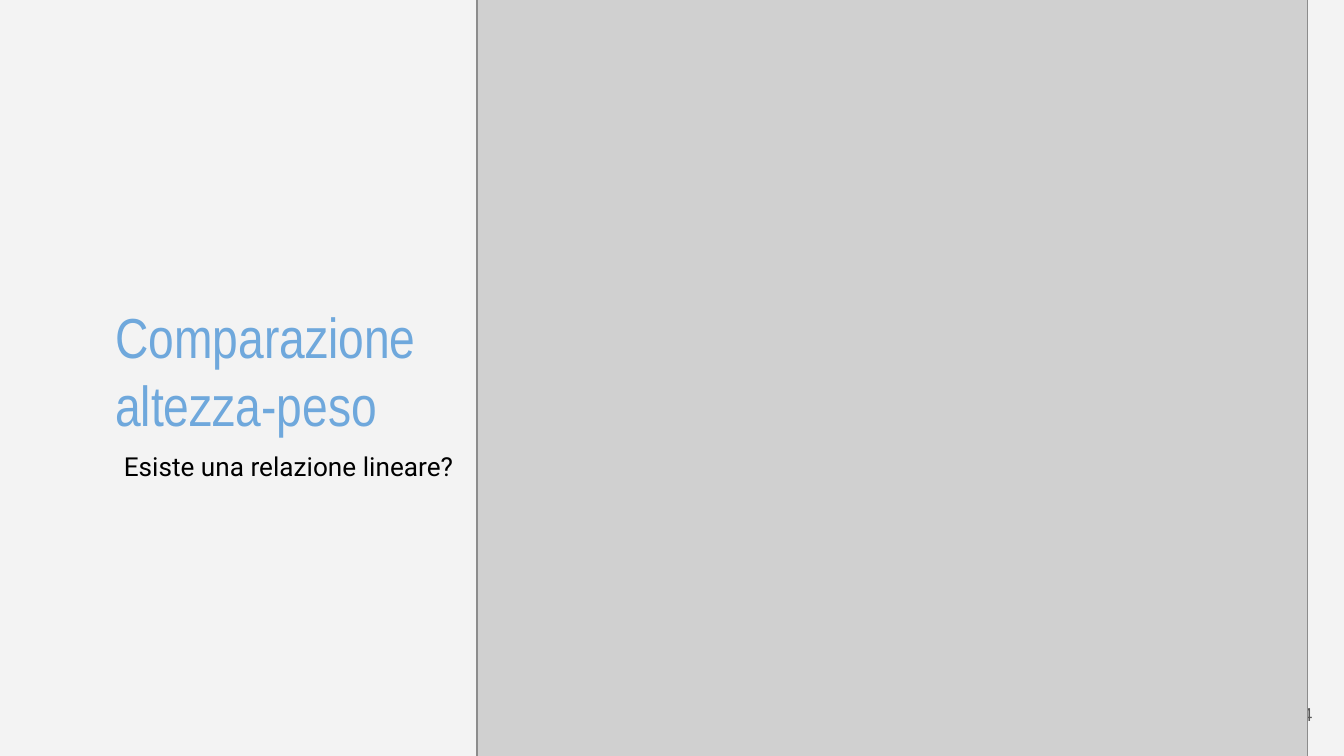
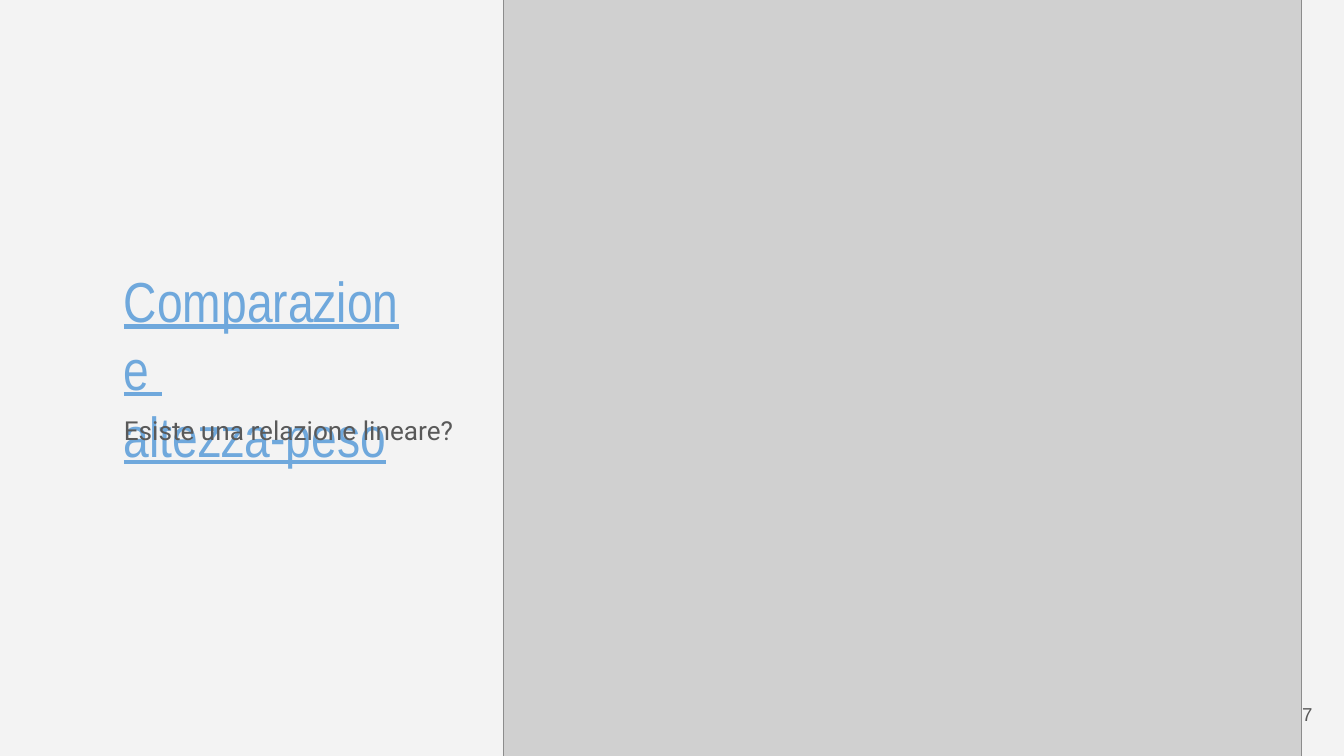
Before and after one commit to Mantotheale/PokemonScientificVisualization, a slide deck: slide 18 of Pokemon - Visualizzazione Scientifica.pptx (slide 14 before the commit). Drawn at 1344x756 pixels with LibreOffice and Linux fonts; fonts in the diff are those of the drawing; grey boxes stand for pictures. Boxes give left, top, right and bottom in pixels: in the first picture for what was removed or moved away, otherwise in the second. Text is boxed around its words. In the diff, an @@ line names an element or a change of style, - is before the commit and + after.

```diff
--- a/Pokemon - Visualizzazione Scientifica.pptx
+++ b/Pokemon - Visualizzazione Scientifica.pptx
@@ picture: place and size @@
-picture at bbox=[477, 0, 1308, 756]
+picture at bbox=[504, 0, 1302, 756]
@@ title "Comparazione": place and size @@
-title "Comparazione" at bbox=[115, 317, 415, 437]
+title "Comparazione" at bbox=[124, 416, 386, 468]
@@ title "Comparazione" at bbox=[124, 416, 386, 468]: underline on @@
@@ text "Esiste una relazione lineare?": place and size @@
-text "Esiste una relazione lineare?" at bbox=[124, 456, 453, 477]
+text "Esiste una relazione lineare?" at bbox=[124, 416, 453, 446]
@@ text "Esiste una relazione lineare?" at bbox=[124, 416, 453, 446]: text colour #000000 to #595959 @@
@@ text at bbox=[1292, 707, 1313, 726]: text changed @@
-14
+17
```
Also in this commit, not shown: 15 other slides changed, 5 slides added, 1 slide removed, 1 other file.
